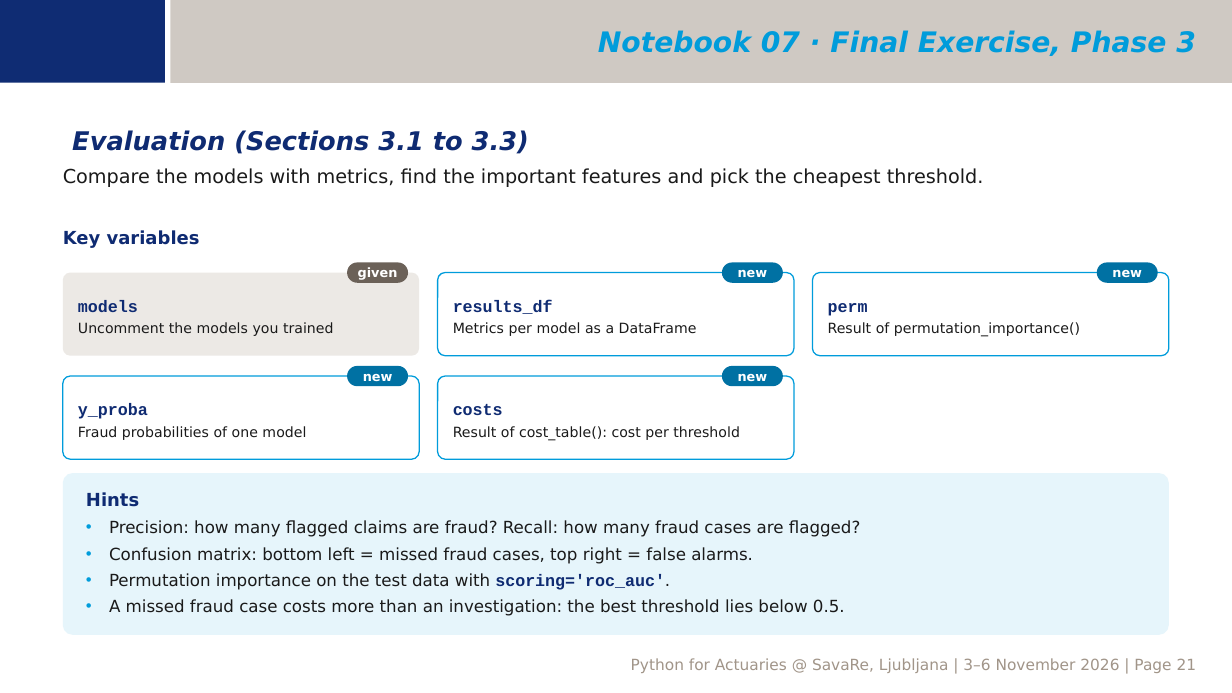
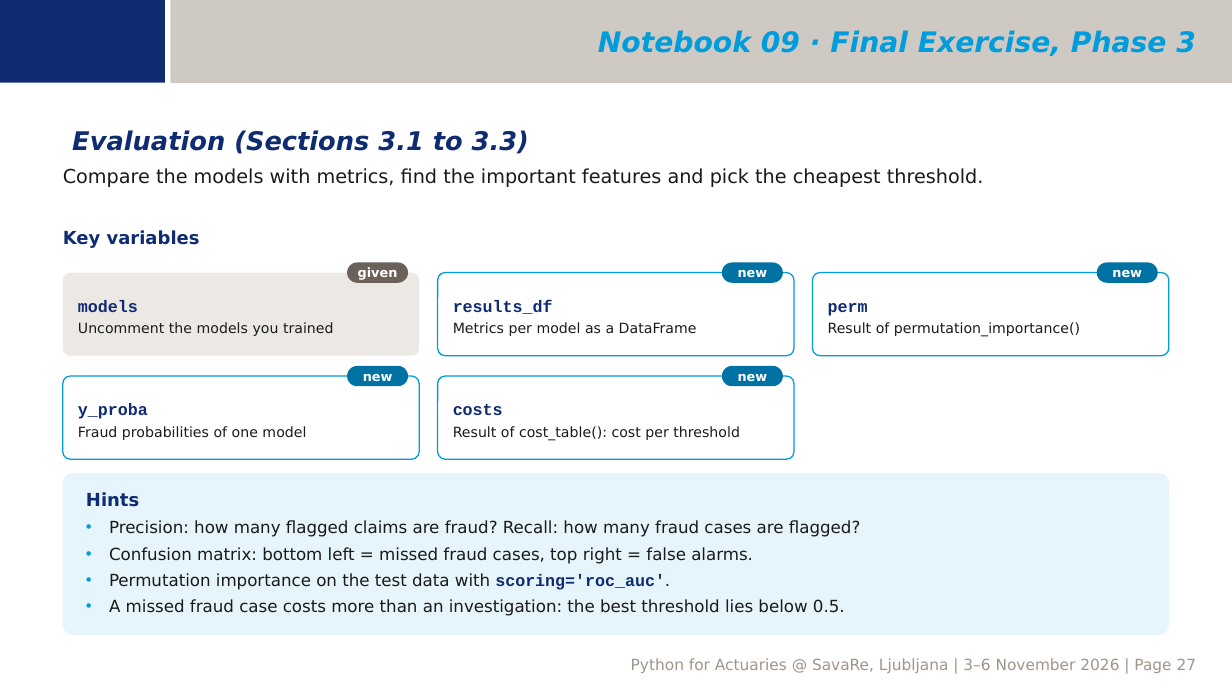
Before and after one commit to ktnspr/py4lju, a slide deck: slide 27 of 00_seminar_intro.pptx (slide 21 before the commit). Drawn at 1232x693 pixels with LibreOffice and Linux fonts; fonts in the diff are those of the drawing; background and template pictures are left out. Boxes give left, top, right and bottom in pixels: in the first picture for what was removed or moved away, otherwise in the second. Text is boxed around its words. In the diff, an @@ line names an element or a change of style, - is before the commit and + after.

```diff
--- a/00_seminar_intro.pptx
+++ b/00_seminar_intro.pptx
@@ text at bbox=[598, 30, 1196, 56]: text changed @@
-Notebook 07 · Final Exercise, Phase 3
+Notebook 09 · Final Exercise, Phase 3
@@ text at bbox=[631, 658, 1197, 673]: text changed @@
-Python for Actuaries @ SavaRe, Ljubljana | 3–6 November 2026 | Page 21
+Python for Actuaries @ SavaRe, Ljubljana | 3–6 November 2026 | Page 27
```
Also in this commit, not shown: 10 other slides changed, 6 slides added, 24 other files.
